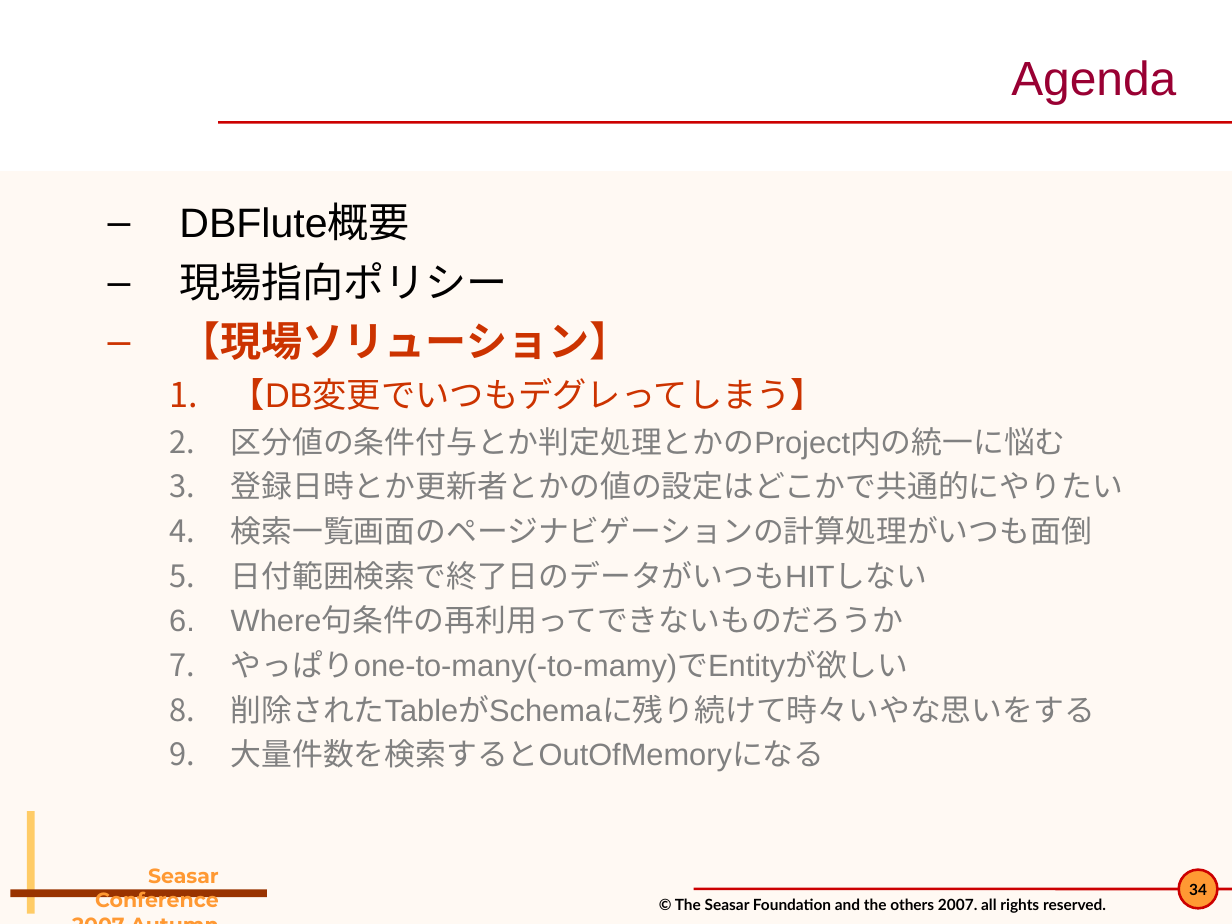
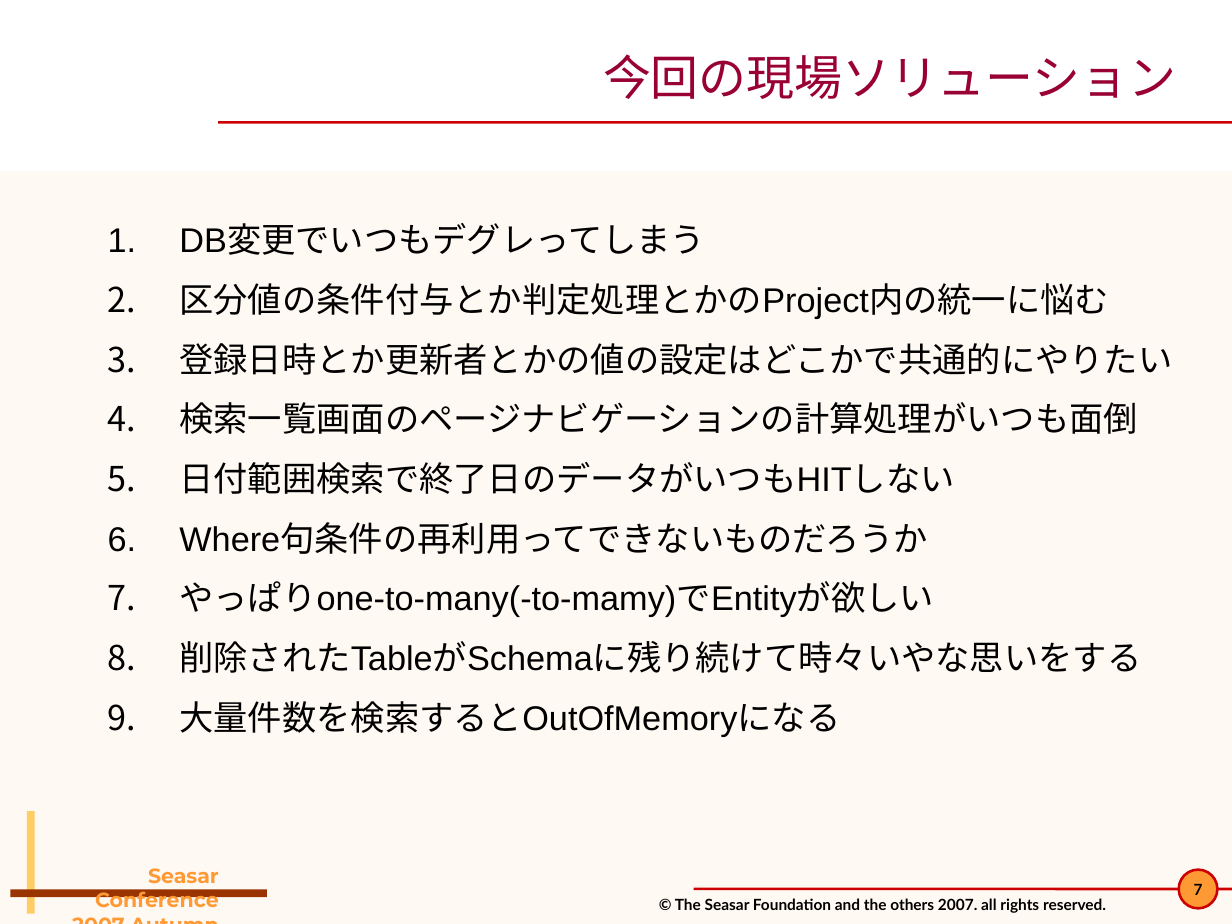
Before and after one commit to seasarorg/dbflute, a slide deck: slide 7 of dbflute/etc/doc/pres/sc2007a_2-DBFlute.ppt (slide 34 before the commit). Drawn at 1232x924 pixels with LibreOffice and Linux fonts; fonts in the diff are those of the drawing; background and template pictures are left out. Boxes give left, top, right and bottom in pixels: in the first picture for what was removed or moved away, otherwise in the second. Text is boxed around its words. In the diff, an @@ line names an element or a change of style, - is before the commit and + after.

```diff
--- a/dbflute/etc/doc/pres/sc2007a_2-DBFlute.ppt
+++ b/dbflute/etc/doc/pres/sc2007a_2-DBFlute.ppt
@@ title at bbox=[603, 54, 1176, 99]: text changed @@
-Agenda
+今回の現場ソリューション
@@ text at bbox=[179, 225, 705, 255]: text changed; size 24 to 20 pt; text colour #CC3300 to #000000 @@
-  – DBFlute概要
-  – 現場指向ポリシー
-  – 【現場ソリューション】
-    1. 【DB変更でいつもデグレってしまう】
+  1. DB変更でいつもデグレってしまう
@@ text at bbox=[179, 283, 1172, 737]: size 18 to 20 pt, text colour #808080 to #000000; list level 3 to 2 in "区分値の条件付与とか判定処理とかのProject内の統一に悩む"; line spacing 1 to 0.7; bullet colour #808080 to #000000; list level 3 to 2 in "登録日時とか更新者とかの値の設定はどこかで共通的にやりたい"; list level 3 to 2 in "検索一覧画面のページナビゲーションの計算処理がいつも面倒"; list level 3 to 2 in "日付範囲検索で終了日のデータがいつもHITしない"; list level 3 to 2 in "Where句条件の再利用ってできないものだろうか"; list level 3 to 2 in "やっぱりone-to-many(-to-mamy)でEntityが欲しい"; list level 3 to 2 in "削除されたTableがSchemaに残り続けて時々いやな思いをする"; list level 3 to 2 in "大量件数を検索するとOutOfMemoryになる" @@
@@ page number at bbox=[1194, 884, 1203, 895]: text changed @@
-34
+7
```
Also in this commit, not shown: 4 other slides changed, 6 slides added, 7 slides removed, 13 other files.
